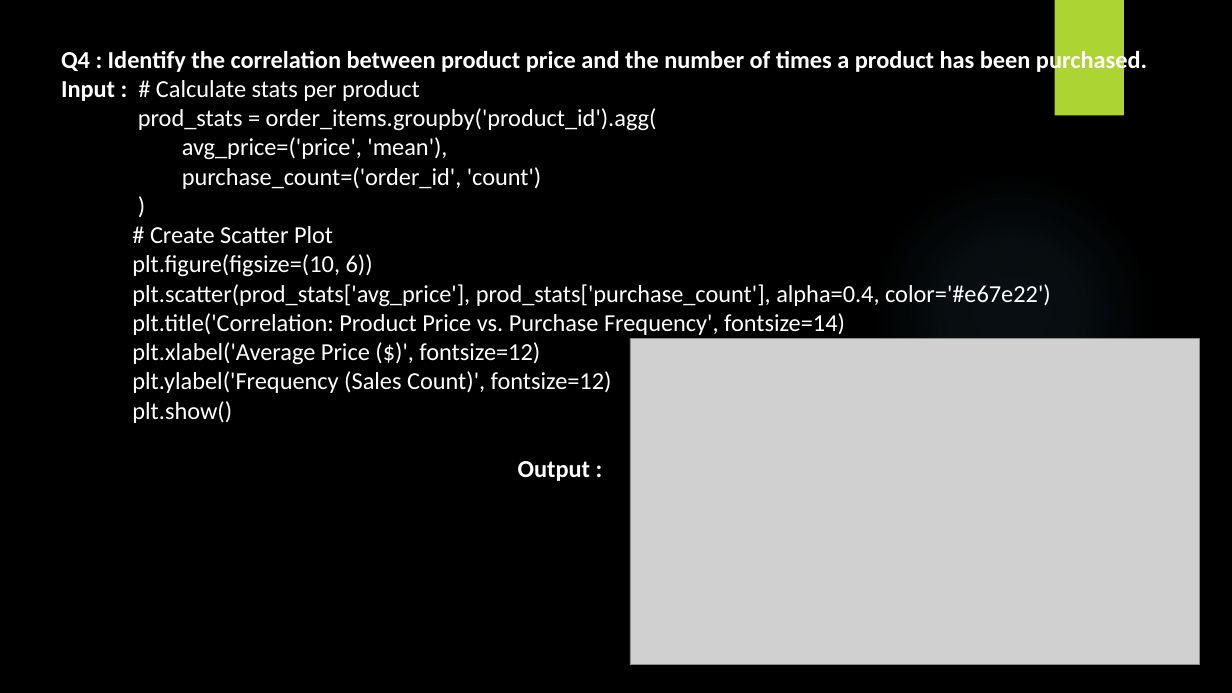
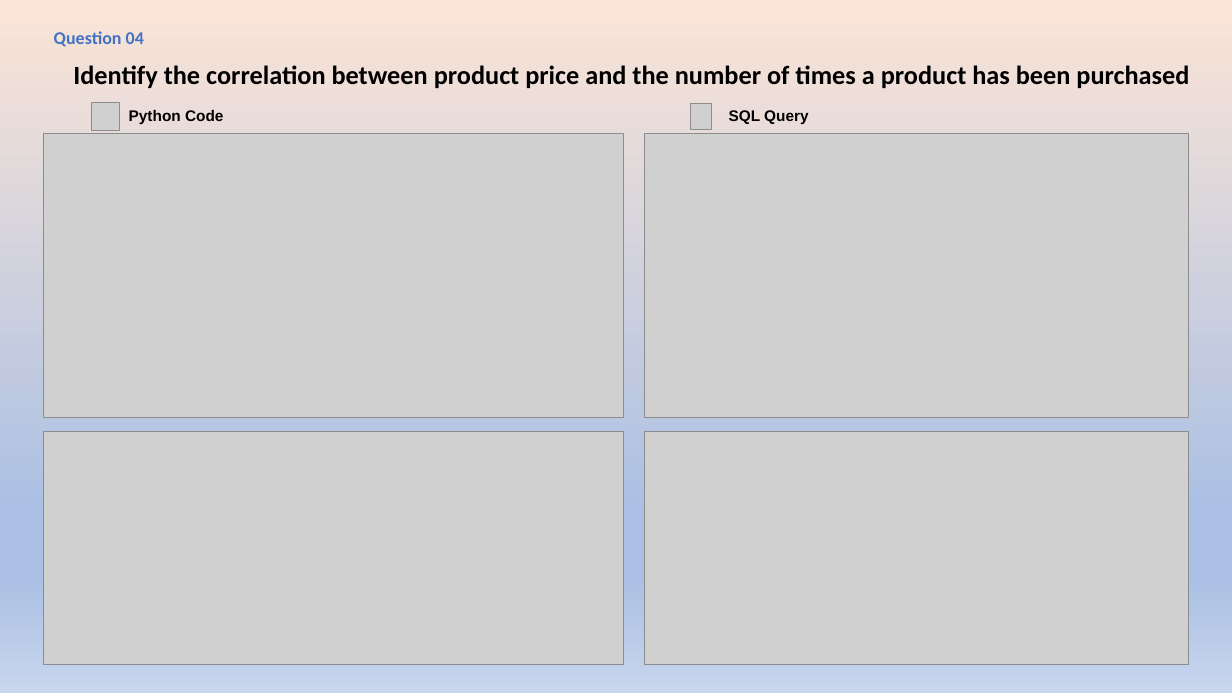
Before and after one commit to VAnu20/PYTHON_SQL_Project, a slide deck: slide 10 of PYTHON_SQL-Code.pptx (slide 12 before the commit). Drawn at 1232x693 pixels with LibreOffice and Linux fonts; fonts in the diff are those of the drawing; grey boxes stand for pictures; background and template pictures are left out. Boxes give left, top, right and bottom in pixels: in the first picture for what was removed or moved away, otherwise in the second. Text is boxed around its words. In the diff, an @@ line names an element or a change of style, - is before the commit and + after.

```diff
--- a/PYTHON_SQL-Code.pptx
+++ b/PYTHON_SQL-Code.pptx
@@ background picture (left out) to gradient #FBE5D6 to #ABC0E4 to #C7D5ED @@
@@ rectangle removed at bbox=[1055, 0, 1124, 116] @@
@@ text added at bbox=[54, 31, 144, 47], 14 pt, text #4472C4, bold @@
+Question 04
@@ text removed at bbox=[61, 48, 1147, 481] @@
-Q4 : Identify the correlation between product price and the number of times a product has been purchased.
-Input : # Calculate stats per product
-prod_stats = order_items.groupby('product_id').agg(
-avg_price=('price', 'mean'),
-purchase_count=('order_id', 'count')
-)
-# Create Scatter Plot
-plt.figure(figsize=(10, 6))
-plt.scatter(prod_stats['avg_price'], prod_stats['purchase_count'], alpha=0.4, color='#e67e22')
-plt.title('Correlation: Product Price vs. Purchase Frequency', fontsize=14)
-plt.xlabel('Average Price ($)', fontsize=12)
-plt.ylabel('Frequency (Sales Count)', fontsize=12)
-plt.show()
-Output :
@@ text added at bbox=[73, 65, 1189, 88], 20.5 pt, text #000000, bold @@
+Identify the correlation between product price and the number of times a product has been purchased
@@ picture added at bbox=[91, 103, 119, 130] @@
@@ text added at bbox=[129, 110, 223, 124], 12 pt, text #000000, bold @@
+Python Code
@@ picture added at bbox=[691, 104, 713, 130] @@
@@ text added at bbox=[729, 110, 808, 124], 12 pt, text #000000, bold @@
+SQL Query
@@ picture added at bbox=[43, 134, 623, 418] @@
@@ picture added at bbox=[645, 134, 1189, 418] @@
@@ ellipse removed at bbox=[870, 169, 1154, 454] @@
@@ picture added at bbox=[43, 432, 623, 665] @@
@@ picture: place and size @@
-picture at bbox=[630, 339, 1201, 665]
+picture at bbox=[645, 432, 1189, 665]
```
Also in this commit, not shown: 7 other slides changed, 8 slides added, 11 slides removed.
